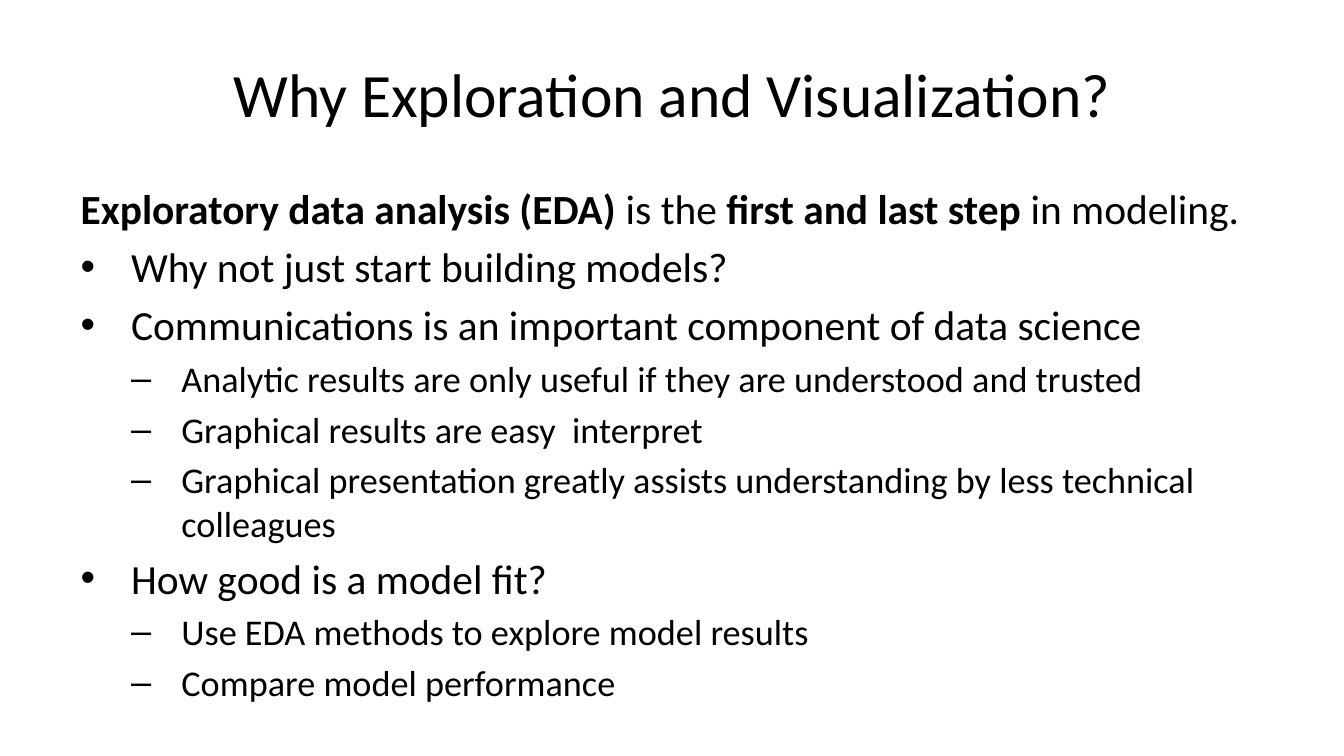
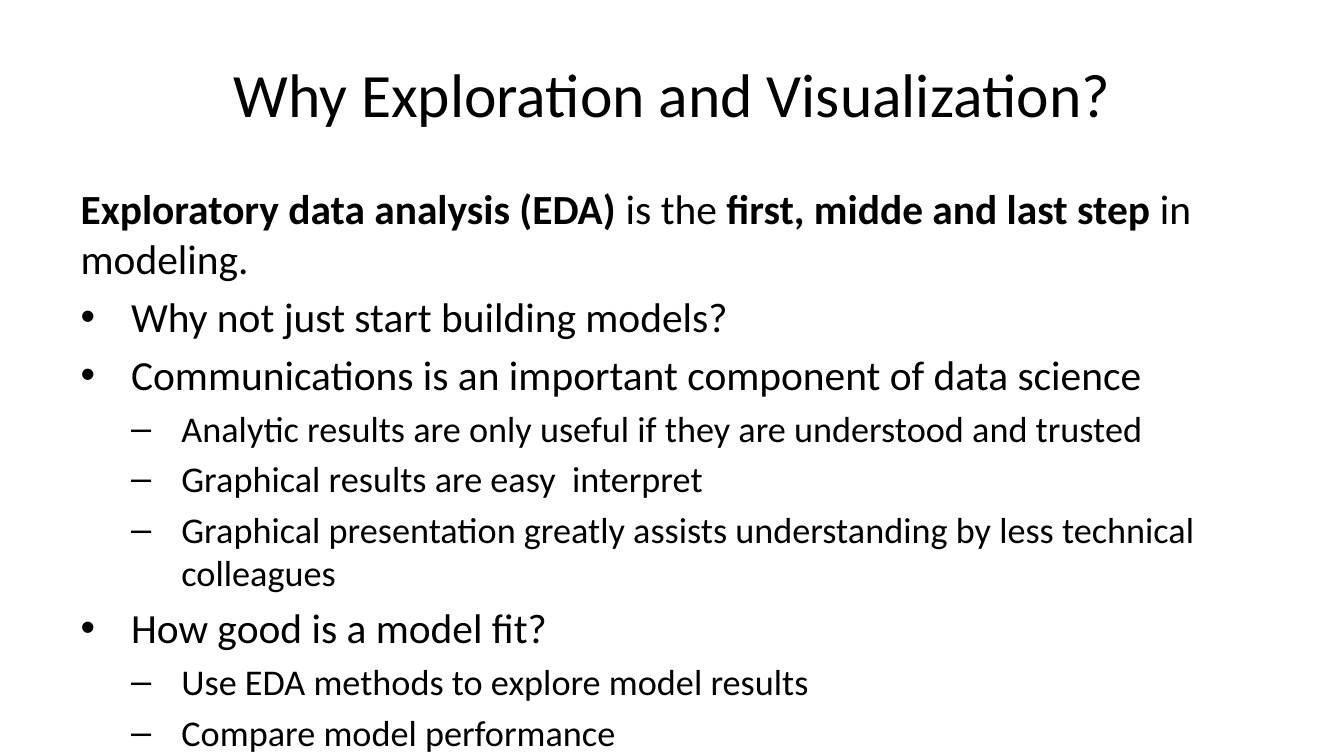
Before and after one commit to StephenElston/CSCI-E-83, a slide deck: slide 32 of LectureSlides/01_PreceptionForScientificVisualization.pptx (slide 30 before the commit). Drawn at 1344x756 pixels with LibreOffice and Linux fonts; fonts in the diff are those of the drawing. Boxes give left, top, right and bottom in pixels: in the first picture for what was removed or moved away, otherwise in the second. Text is boxed around its words. In the diff, an @@ line names an element or a change of style, - is before the commit and + after.

```diff
--- a/LectureSlides/01_PreceptionForScientificVisualization.pptx
+++ b/LectureSlides/01_PreceptionForScientificVisualization.pptx
@@ text at [81,193,1191,281]: text changed @@
-Exploratory data analysis (EDA) is the first and last step in modeling.
+Exploratory data analysis (EDA) is the first, midde and last step in modeling.
```
Also in this commit, not shown: 6 other slides changed, 2 slides added, 1 other file.
